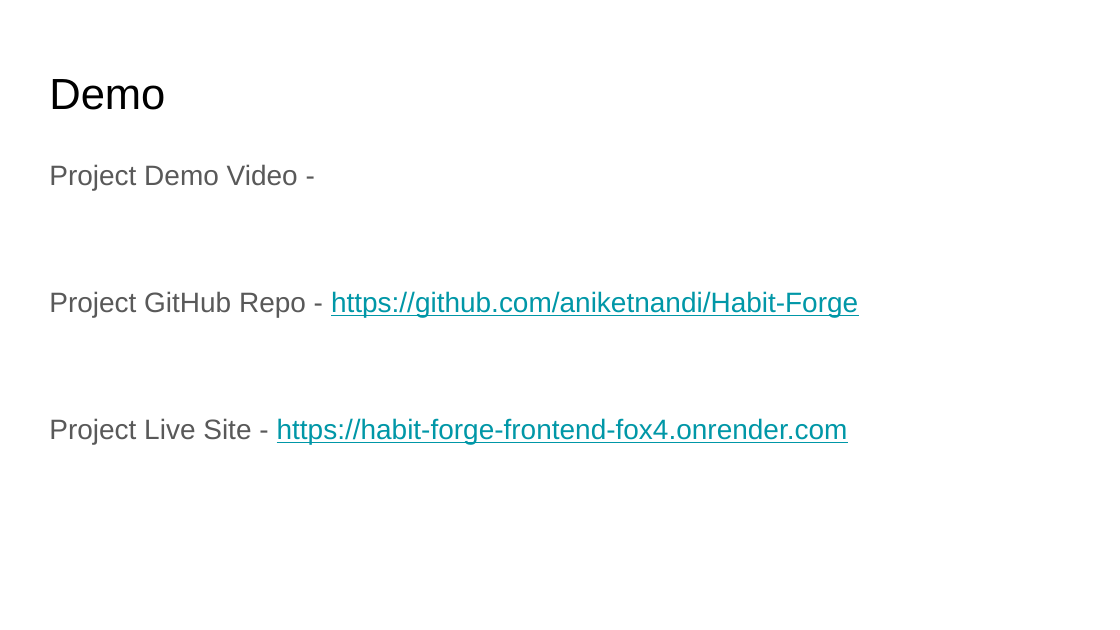
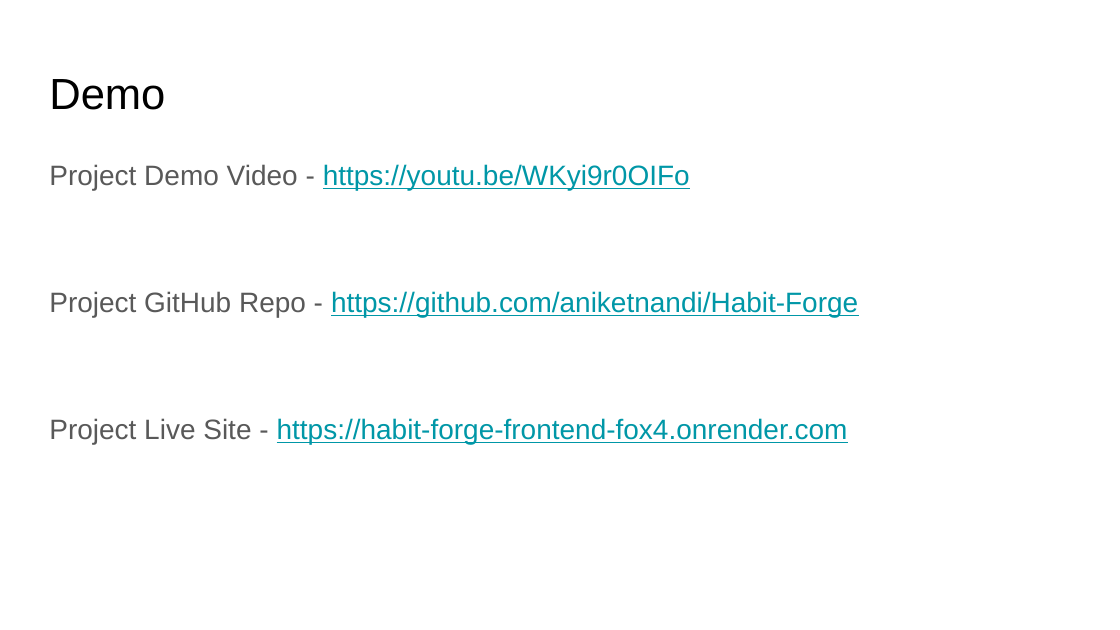
Before and after one commit to aniketnandi/Habit-Forge, a slide deck: slide 12 of HabitForge_Presentation.pptx. Drawn at 1120x630 pixels with LibreOffice and Linux fonts; fonts in the diff are those of the drawing. Boxes give left, top, right and bottom in pixels: in the first picture for what was removed or moved away, otherwise in the second. Text is boxed around its words. In the diff, an @@ line names an element or a change of style, - is before the commit and + after.

Commit message:
add demo video link to presentation and finalize submission

```diff
--- a/HabitForge_Presentation.pptx
+++ b/HabitForge_Presentation.pptx
@@ text at [49,164,690,190]: text changed; text colour #595959 to #0097A7 @@
-Project Demo Video -
+Project Demo Video - https://youtu.be/WKyi9r0OIFo
```
